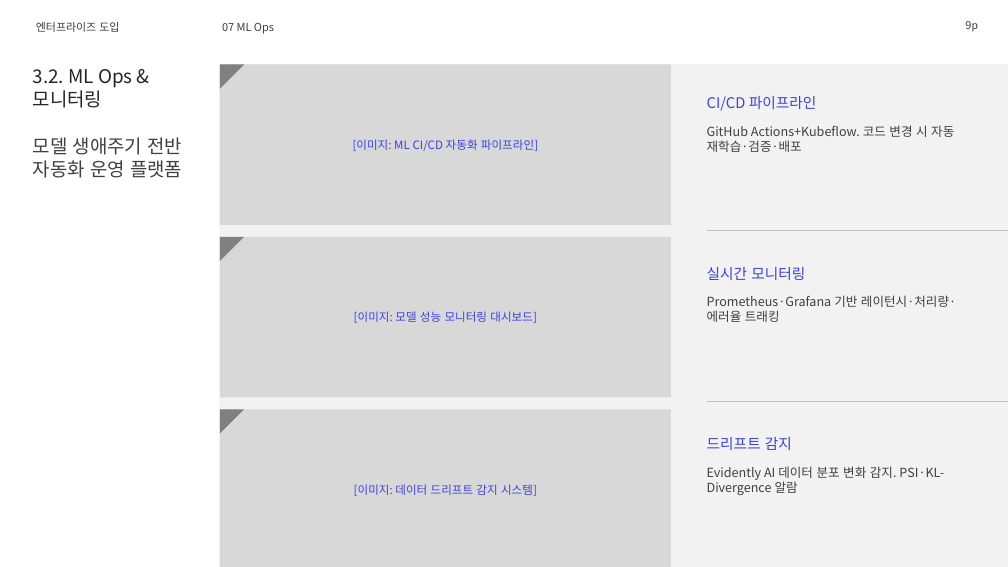
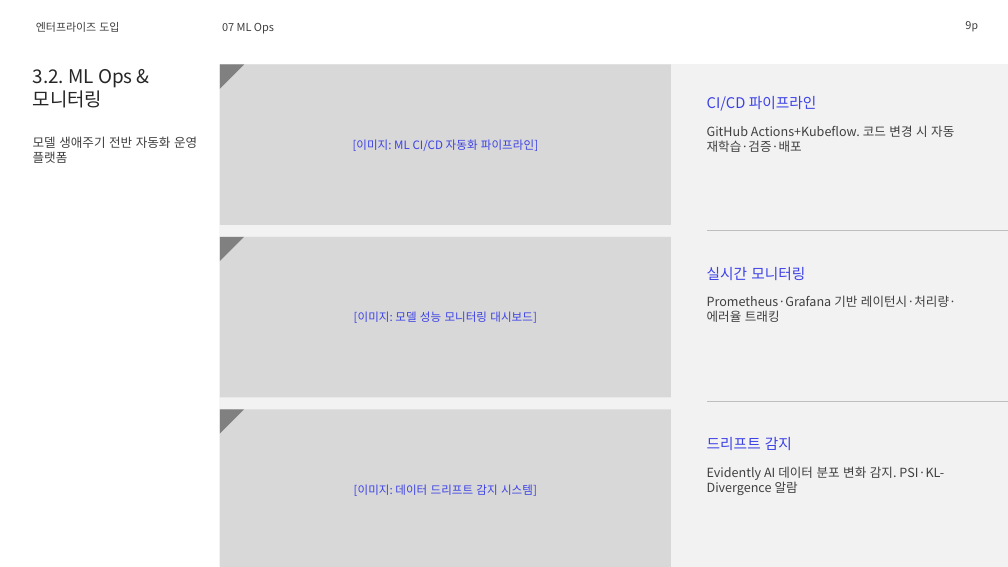
Before and after one commit to lhs6395-hslee/2026-gsn-pptx, a slide deck: slide 9 of result/머신러닝_심층_기술_가이드_재현검증.pptx. Drawn at 1008x567 pixels with LibreOffice and Linux fonts; fonts in the diff are those of the drawing; background and template pictures are left out. Boxes give left, top, right and bottom in pixels: in the first picture for what was removed or moved away, otherwise in the second. Text is boxed around its words. In the diff, an @@ line names an element or a change of style, - is before the commit and + after.

```diff
--- a/result/머신러닝_심층_기술_가이드_재현검증.pptx
+++ b/result/머신러닝_심층_기술_가이드_재현검증.pptx
@@ text "모델 생애주기 전반 자동화 운영 ..." at <box>33,136,197,163</box>: size 18 to 12 pt @@
```
Also in this commit, not shown: 6 other slides changed, 2 other files.
